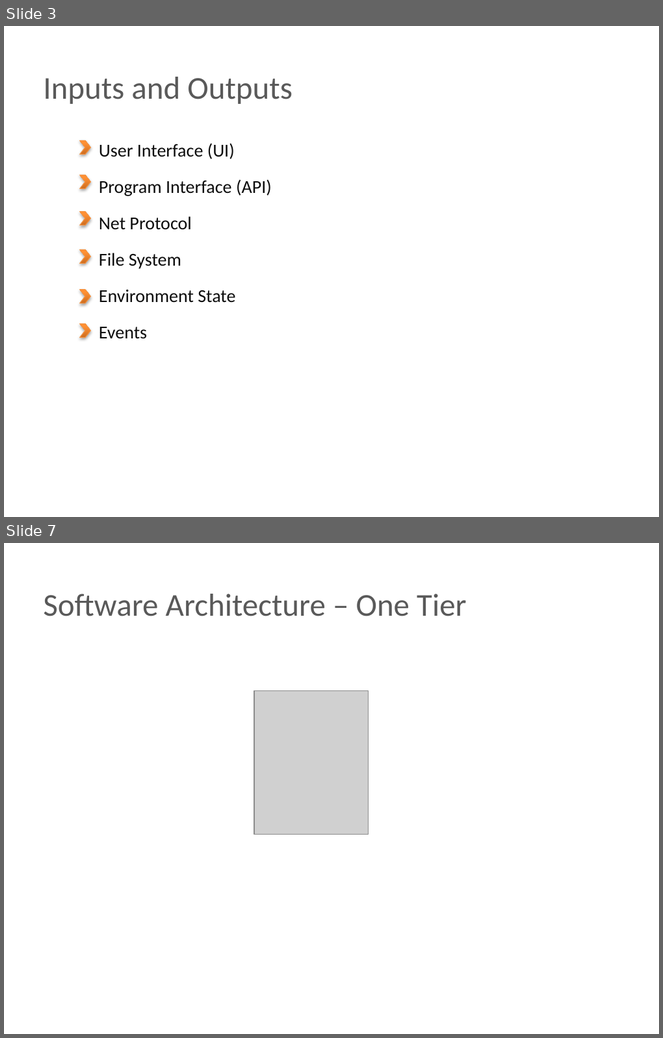
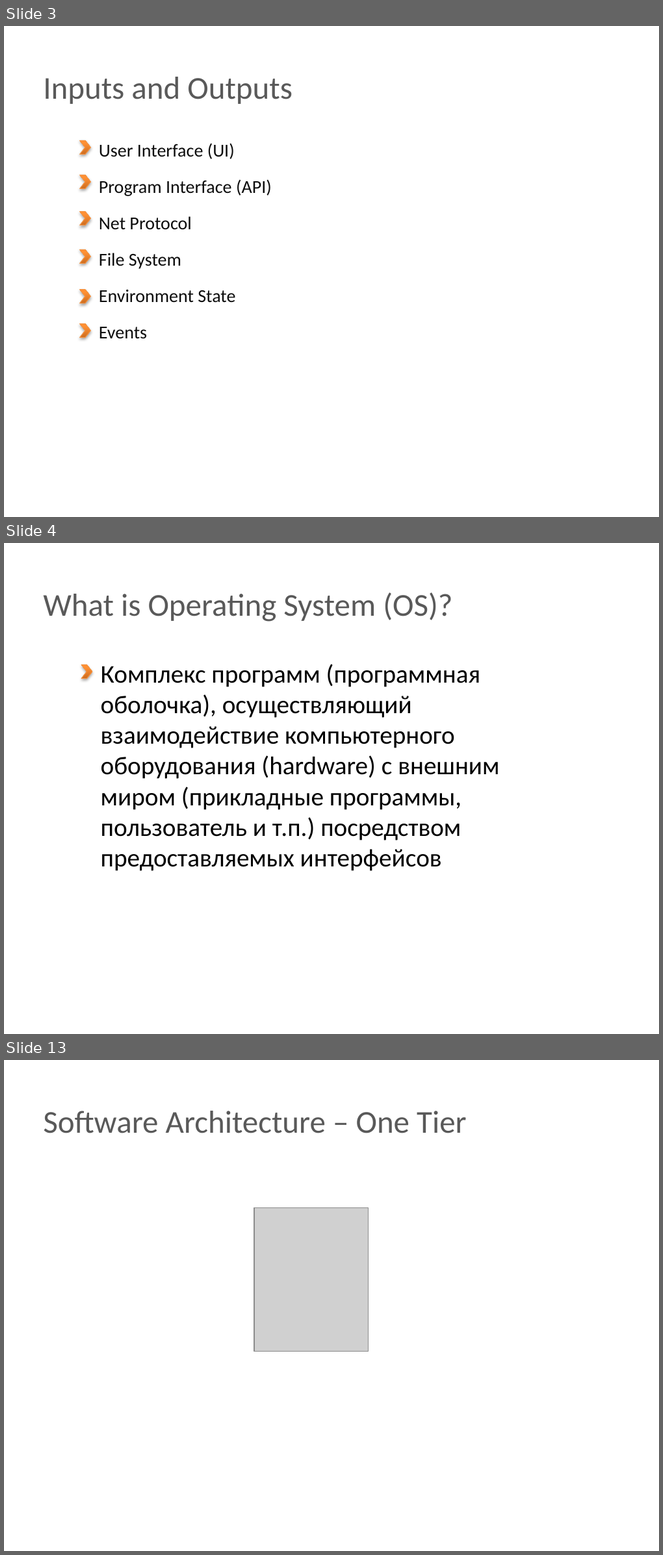
Before and after one commit to BigRacer/swtesting, a slide deck: 1.Introduction_part2/Introduction.pptx. Shown one above the other, each under a label of ours: slides 3 and 7 before the commit, slides 3, 4 and 13 after it; the slides between them are not shown. The pictures are 663x1038 and 663x1555 pixels, drawn with LibreOffice and Linux fonts; fonts in the diff are those of the drawing; grey boxes stand for pictures; background and template pictures are left out. Boxes give left, top, right and bottom in pixels: in the first picture for what was removed or moved away, otherwise in the second. Text is boxed around its words. In the diff, an @@ line names an element or a change of style, - is before the commit and + after.

```diff
--- a/1.Introduction_part2/Introduction.pptx
+++ b/1.Introduction_part2/Introduction.pptx
@@ slide 4 added at (x1=4, y1=543, x2=659, y2=1034), background picture (left out) @@
@@ text added at (x1=43, y1=592, x2=452, y2=622), 35 pt, text #595959 @@
+What is Operating System (OS)?
@@ chevron added at (x1=81, y1=665, x2=92, y2=679), fill gradient #CC6E20 to #FF9034 to #FF9136, outline #F69240 0.75 pt @@
@@ text added at (x1=101, y1=664, x2=499, y2=871), 28 pt, text #000000 @@
+Комплекс программ (программная оболочка), осуществляющий взаимодействие компьютерного оборудования (hardware) с внешним миром (прикладные программы, пользователь и т.п.) посредством предоставляемых интерфейсов
@@ what was slide 7 is now slide 13 @@
```
Also in this commit, not shown: 7 slides changed, 5 other slides added, 3 other files.
